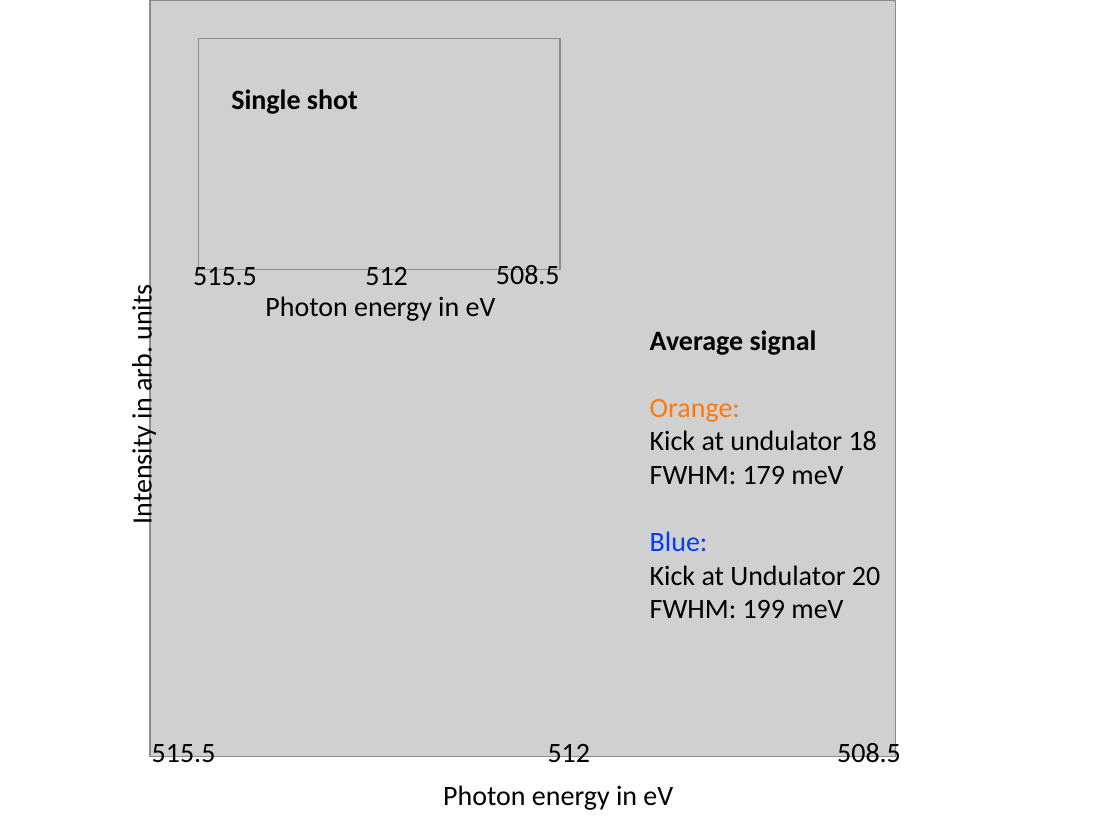
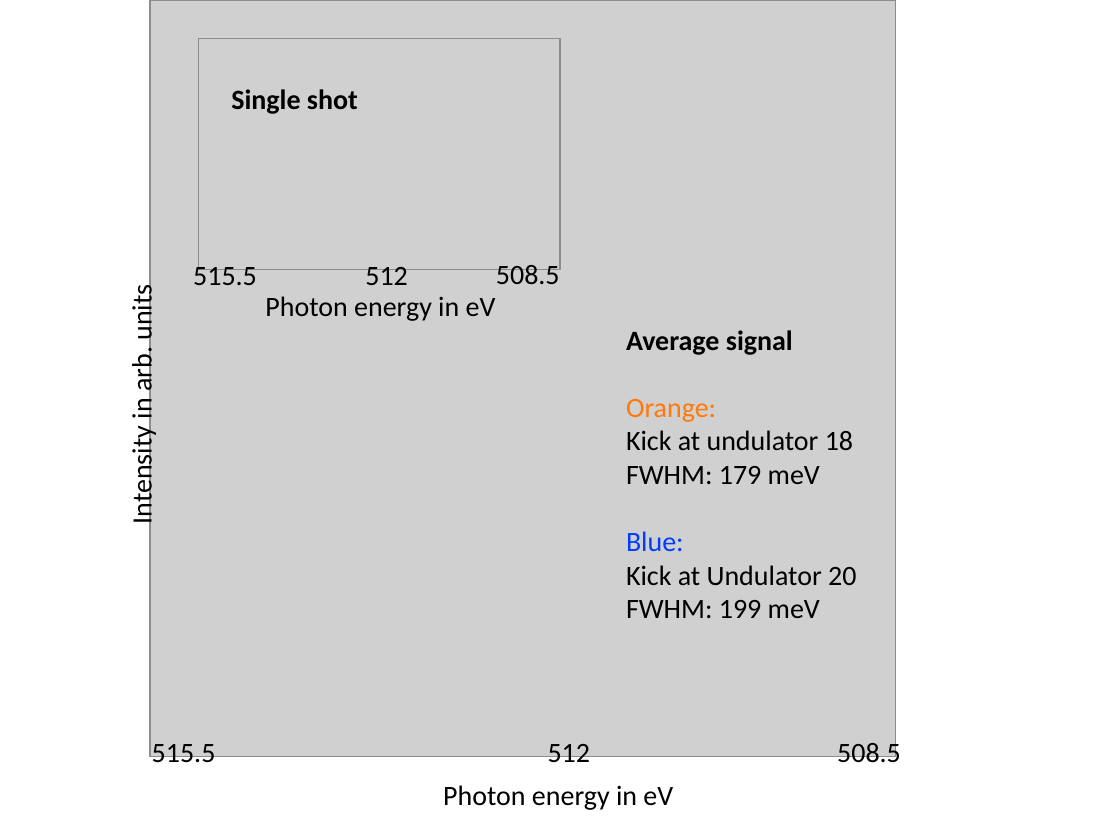
Before and after one commit to Maderthaner/Thesis, a slide deck: slide 1 of images/Soft-X-ray-self-seeding.pptx. Drawn at 1120x840 pixels with LibreOffice and Linux fonts; fonts in the diff are those of the drawing; grey boxes stand for pictures. Boxes give left, top, right and bottom in pixels: in the first picture for what was removed or moved away, otherwise in the second. Text is boxed around its words. In the diff, an @@ line names an element or a change of style, - is before the commit and + after.

```diff
--- a/images/Soft-X-ray-self-seeding.pptx
+++ b/images/Soft-X-ray-self-seeding.pptx
@@ text "Average signal" moved from (x1=650, y1=330, x2=880, y2=618) to (x1=626, y1=330, x2=856, y2=618) @@
```
Also in this commit, not shown: 59 other files.
